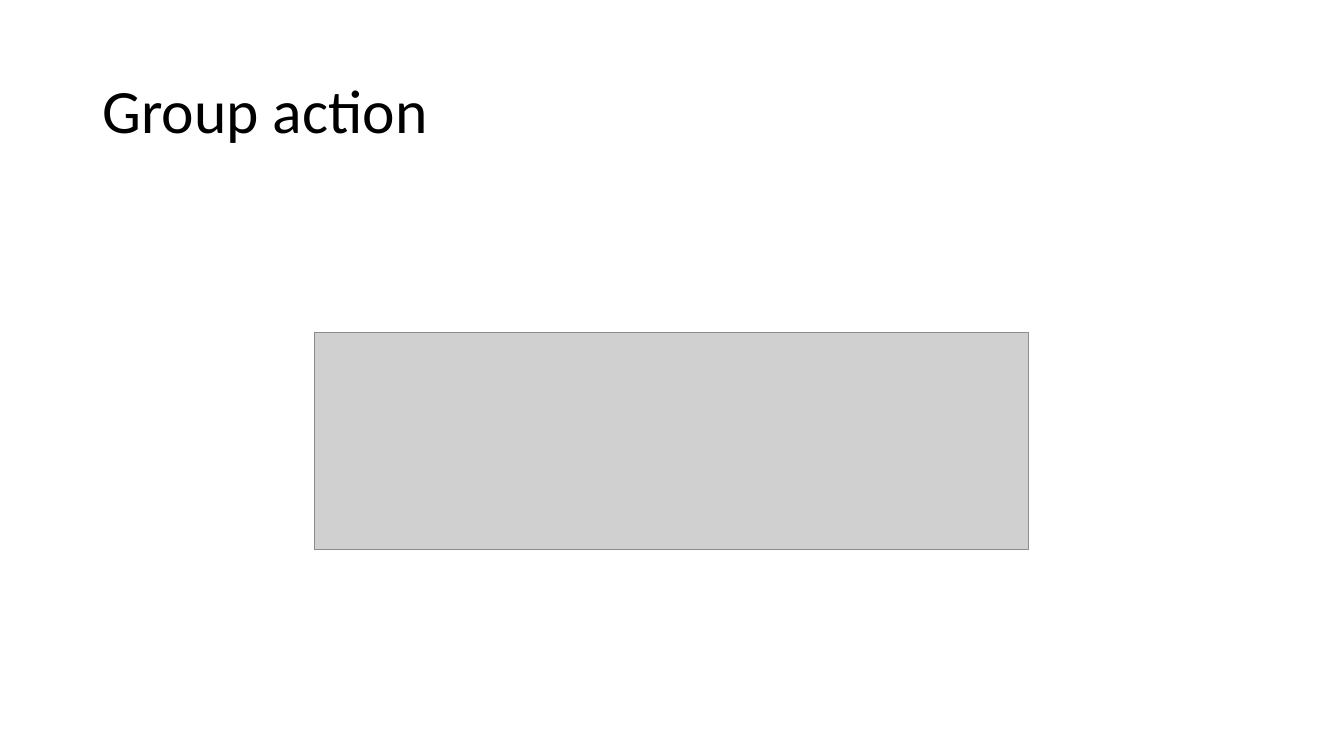
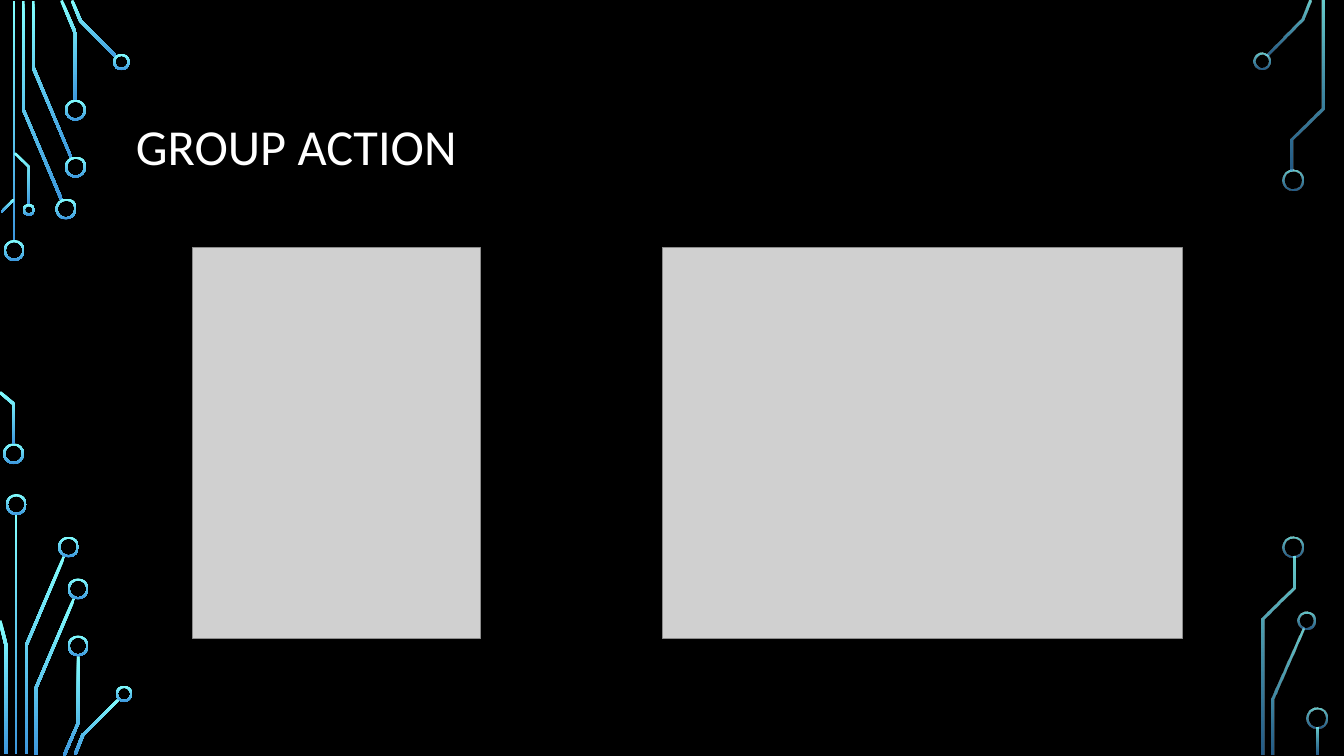
Before and after one commit to PJvGrol/Thesis, a slide deck: slide 9 of Presentation.pptx (slide 11 before the commit). Drawn at 1344x756 pixels with LibreOffice and Linux fonts; fonts in the diff are those of the drawing; grey boxes stand for pictures; background and template pictures are left out. Boxes give left, top, right and bottom in pixels: in the first picture for what was removed or moved away, otherwise in the second. Text is boxed around its words. In the diff, an @@ line names an element or a change of style, - is before the commit and + after.

```diff
--- a/Presentation.pptx
+++ b/Presentation.pptx
@@ background #FFFFFF to picture (left out) @@
@@ title at (136, 132, 457, 166): text changed; size 44 to 36 pt; text colour #000000 to #FFFFFF @@
-Group action
+GROUP ACTION
@@ picture added at (193, 248, 481, 638) @@
@@ picture added at (662, 248, 1183, 638) @@
@@ picture removed at (315, 333, 1028, 549) @@
@@ group added at (0, 0, 1328, 756): 33 freeform shapes, 3 rectangles @@
```
Also in this commit, not shown: 11 other slides changed, 8 slides added, 6 slides removed, 18 other files.
